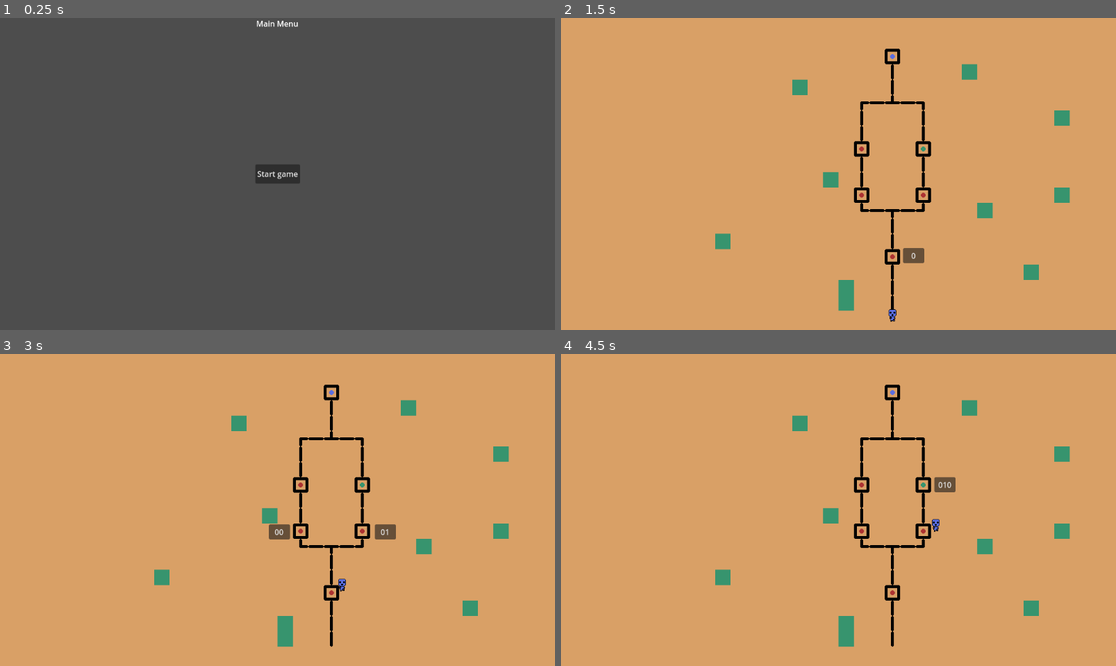
Above: before the commit, frames 1-4 (two rows, left to right).
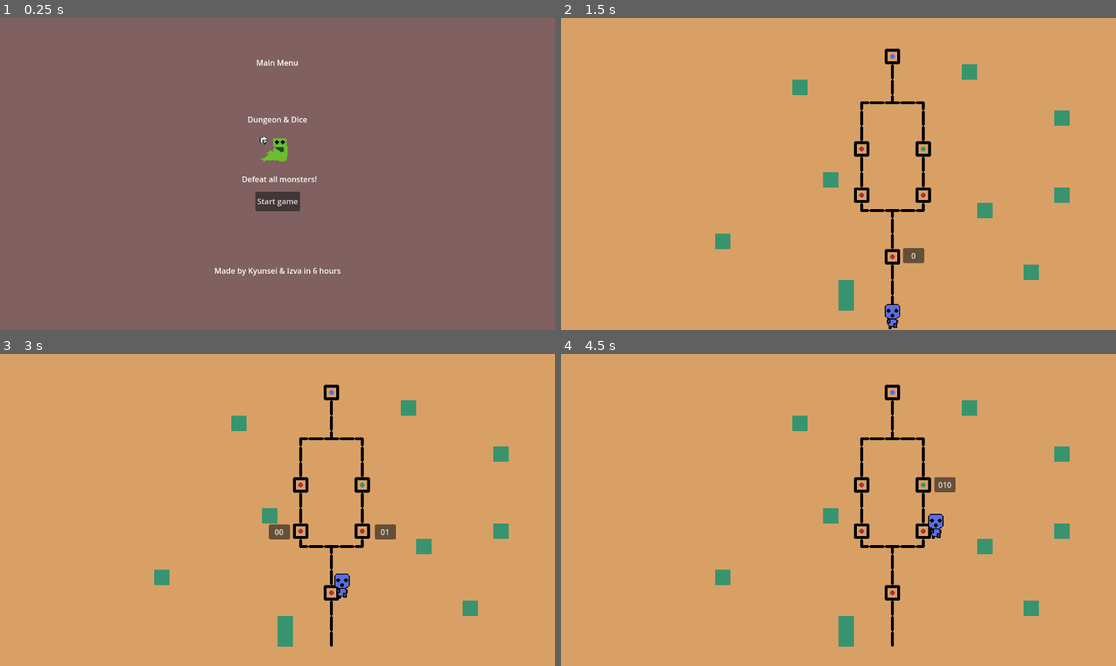
Above: after the commit, the same moments.

Repository: icvara/IMPROGAMEJAM2
Game: Godot game, scene res://Scenes/main_menu.tscn
The game is run twice, just before and just after one commit, with the same random seed, the same clock (stepped at 60 frames per second) and the same inputs.
Inputs:
- Up to frame 1 (0.25 s): no input
- Up to frame 2 (1.5 s): click "Start game" at 0.5 s; click "dice1 : [2, 4, 1, 5]" at 1.25 s
- Up to frame 3 (3 s): click "0" at 2 s; click "Win combat" at 2.75 s
- Up to frame 4 (4.5 s): click "01" at 3.5 s; click "Win combat" at 4.25 s

The runs differ from the first frame. In frame 1, 100% of the frame differs, in the area x 0-100%, y 0-100%; in frame 2, 0.2%; in frame 3, 0.2%; in frame 4, 0.2%.

Commit message:
make stuff nicer

Diff:
--- a/impro_gamejam_2/Scenes/Path_map_rdn.tscn
+++ b/impro_gamejam_2/Scenes/Path_map_rdn.tscn
@@ -3,13 +3,3 @@
 [node name="Node2D" type="Node2D"]
 
 [node name="TileMapLayer" type="TileMapLayer" parent="."]
-
-[node name="TileMapLayer2" type="TileMapLayer" parent="."]
-
-[node name="TileMapLayer3" type="TileMapLayer" parent="."]
-
-[node name="TileMapLayer4" type="TileMapLayer" parent="."]
-
-[node name="TileMapLayer5" type="TileMapLayer" parent="."]
-
-[node name="TileMapLayer6" type="TileMapLayer" parent="."]
--- a/impro_gamejam_2/Scenes/dice_roll.tscn
+++ b/impro_gamejam_2/Scenes/dice_roll.tscn
@@ -1,6 +1,10 @@
-[gd_scene load_steps=7 format=3 uid="uid://bcco7h46tyaqj"]
+[gd_scene load_steps=8 format=3 uid="uid://bcco7h46tyaqj"]
 
 [ext_resource type="Texture2D" uid="uid://7ufk60k1qm3y" path="res://Assets/dice_sheet.png" id="1_q4c28"]
+
+[sub_resource type="AtlasTexture" id="AtlasTexture_q4c28"]
+atlas = ExtResource("1_q4c28")
+region = Rect2(0, 0, 32, 32)
 
 [sub_resource type="AtlasTexture" id="AtlasTexture_yo52y"]
 atlas = ExtResource("1_q4c28")
@@ -22,6 +26,14 @@
 animations = [{
 "frames": [{
 "duration": 1.0,
+"texture": SubResource("AtlasTexture_q4c28")
+}],
+"loop": true,
+"name": &"default",
+"speed": 5.0
+}, {
+"frames": [{
+"duration": 1.0,
 "texture": SubResource("AtlasTexture_yo52y")
 }, {
 "duration": 1.0,
@@ -34,7 +46,7 @@
 "texture": SubResource("AtlasTexture_14282")
 }],
 "loop": true,
-"name": &"default",
+"name": &"roll",
 "speed": 10.0
 }]
 
@@ -42,5 +54,3 @@
 
 [node name="AnimatedSprite2D" type="AnimatedSprite2D" parent="."]
 sprite_frames = SubResource("SpriteFrames_u4yju")
-autoplay = "default"
-frame_progress = 0.312499
--- a/impro_gamejam_2/Scenes/main_menu.tscn
+++ b/impro_gamejam_2/Scenes/main_menu.tscn
@@ -1,6 +1,7 @@
-[gd_scene load_steps=2 format=3 uid="uid://7a1srbrvyuls"]
+[gd_scene load_steps=3 format=3 uid="uid://7a1srbrvyuls"]
 
 [ext_resource type="Script" uid="uid://cgx628wvgm0ry" path="res://Scripts/main_menu.gd" id="1_28flt"]
+[ext_resource type="PackedScene" uid="uid://wx41m118lbqo" path="res://Scenes/monster_1.tscn" id="2_48xlc"]
 
 [node name="MainMenu" type="Control"]
 layout_mode = 3
@@ -10,6 +11,15 @@
 grow_horizontal = 2
 grow_vertical = 2
 script = ExtResource("1_28flt")
+
+[node name="ColorRect" type="ColorRect" parent="."]
+layout_mode = 1
+anchors_preset = 15
+anchor_right = 1.0
+anchor_bottom = 1.0
+grow_horizontal = 2
+grow_vertical = 2
+color = Color(0.5, 0.375, 0.377083, 1)
 
 [node name="TextureRect" type="TextureRect" parent="."]
 layout_mode = 1
@@ -25,10 +35,51 @@
 anchor_left = 0.5
 anchor_right = 0.5
 offset_left = -44.0
+offset_top = 81.0
 offset_right = 44.0
-offset_bottom = 23.0
+offset_bottom = 104.0
 grow_horizontal = 2
 text = "Main Menu"
+
+[node name="Label4" type="Label" parent="."]
+layout_mode = 1
+anchors_preset = 5
+anchor_left = 0.5
+anchor_right = 0.5
+offset_left = -44.0
+offset_top = 513.0
+offset_right = 44.0
+offset_bottom = 536.0
+grow_horizontal = 2
+text = "Made by Kyunsei & Izva in 6 hours"
+
+[node name="Label2" type="Label" parent="."]
+layout_mode = 1
+anchors_preset = 5
+anchor_left = 0.5
+anchor_right = 0.5
+offset_left = -62.0
+offset_top = 199.0
+offset_right = 62.0
+offset_bottom = 222.0
+grow_horizontal = 2
+text = "Dungeon & Dice"
+
+[node name="Label3" type="Label" parent="."]
+layout_mode = 1
+anchors_preset = 5
+anchor_left = 0.5
+anchor_right = 0.5
+offset_left = -74.0
+offset_top = 323.0
+offset_right = 82.0
+offset_bottom = 346.0
+grow_horizontal = 2
+text = "Defeat all monsters!"
+
+[node name="Monster1" parent="." instance=ExtResource("2_48xlc")]
+position = Vector2(569, 272)
+scale = Vector2(2, 2)
 
 [node name="BoxContainer" type="BoxContainer" parent="."]
 layout_mode = 1
@@ -38,9 +89,9 @@
 anchor_right = 0.5
 anchor_bottom = 0.5
 offset_left = -46.5
-offset_top = -20.0
+offset_top = 37.0
 offset_right = 46.5
-offset_bottom = 20.0
+offset_bottom = 77.0
 grow_horizontal = 2
 grow_vertical = 2
 
--- a/impro_gamejam_2/Scenes/monster_1.tscn
+++ b/impro_gamejam_2/Scenes/monster_1.tscn
@@ -85,4 +85,5 @@
 [node name="AnimatedSprite2D" type="AnimatedSprite2D" parent="."]
 sprite_frames = SubResource("SpriteFrames_7ko5y")
 animation = &"attack"
-frame_progress = 0.462605
+autoplay = "attack"
+frame_progress = 0.648957
--- a/impro_gamejam_2/Scenes/starting_dice.tscn
+++ b/impro_gamejam_2/Scenes/starting_dice.tscn
@@ -1,6 +1,7 @@
-[gd_scene load_steps=2 format=3 uid="uid://c64usd7cqt4fh"]
+[gd_scene load_steps=3 format=3 uid="uid://c64usd7cqt4fh"]
 
 [ext_resource type="Script" uid="uid://bk2q06jh7f1nq" path="res://Scripts/starting_dice.gd" id="1_y3ha7"]
+[ext_resource type="PackedScene" uid="uid://bcco7h46tyaqj" path="res://Scenes/dice_roll.tscn" id="2_ndjfd"]
 
 [node name="StartingDice" type="Control"]
 layout_mode = 3
@@ -10,6 +11,15 @@
 grow_horizontal = 2
 grow_vertical = 2
 script = ExtResource("1_y3ha7")
+
+[node name="ColorRect" type="ColorRect" parent="."]
+layout_mode = 1
+anchors_preset = 15
+anchor_right = 1.0
+anchor_bottom = 1.0
+grow_horizontal = 2
+grow_vertical = 2
+color = Color(0.5, 0.375, 0.377083, 1)
 
 [node name="TextureRect" type="TextureRect" parent="."]
 layout_mode = 1
@@ -29,6 +39,7 @@
 offset_right = 20.0
 offset_bottom = 141.0
 grow_horizontal = 2
+theme_override_font_sizes/font_size = 30
 text = "Choose your starting dice!"
 
 [node name="BoxContainer" type="BoxContainer" parent="."]
@@ -38,12 +49,28 @@
 anchor_top = 0.5
 anchor_right = 0.5
 anchor_bottom = 0.5
-offset_left = -80.5
-offset_top = -112.0
-offset_right = 80.5
-offset_bottom = -72.0
+offset_left = -199.5
+offset_top = -49.0
+offset_right = 199.5
+offset_bottom = 5.0
 grow_horizontal = 2
 grow_vertical = 2
+theme_override_constants/separation = 80
+
+[node name="Dice_roll" parent="BoxContainer" instance=ExtResource("2_ndjfd")]
+modulate = Color(0.44, 0.533333, 1, 1)
+position = Vector2(23.5, -32)
+scale = Vector2(2, 2)
+
+[node name="Dice_roll2" parent="BoxContainer" instance=ExtResource("2_ndjfd")]
+modulate = Color(0.39, 1, 0.522167, 1)
+position = Vector2(224.5, -36)
+scale = Vector2(2, 2)
+
+[node name="Dice_roll3" parent="BoxContainer" instance=ExtResource("2_ndjfd")]
+modulate = Color(0.83473, 0.363967, 0.483191, 1)
+position = Vector2(441.5, -40)
+scale = Vector2(2, 2)
 
 [node name="Dice1" type="Button" parent="BoxContainer"]
 layout_mode = 2
--- a/impro_gamejam_2/Scenes/world_map.tscn
+++ b/impro_gamejam_2/Scenes/world_map.tscn
@@ -155,3 +155,4 @@
 
 [node name="Palyer" parent="." instance=ExtResource("4_g8h5j")]
 position = Vector2(688, 616)
+scale = Vector2(2, 2)
Not shown: 1 places in impro_gamejam_2/Scenes/world_map.tscn that only renumber resources
